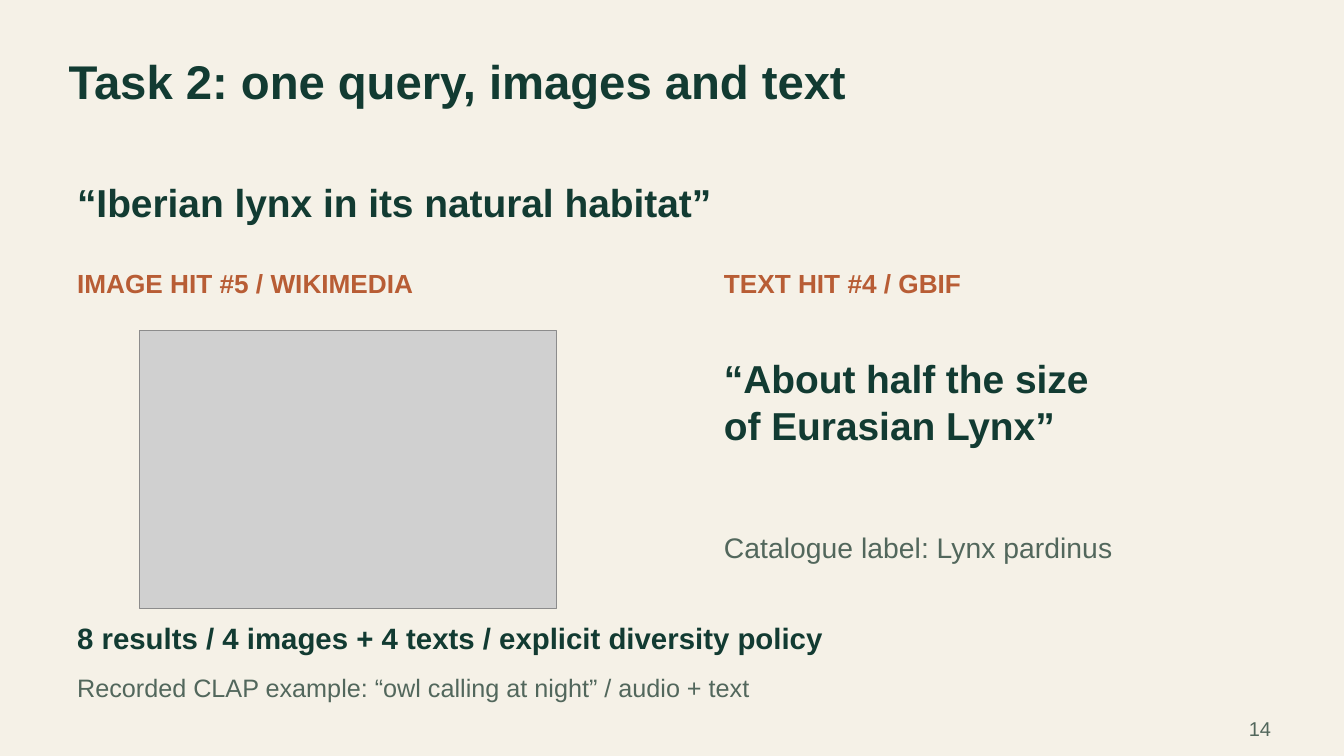
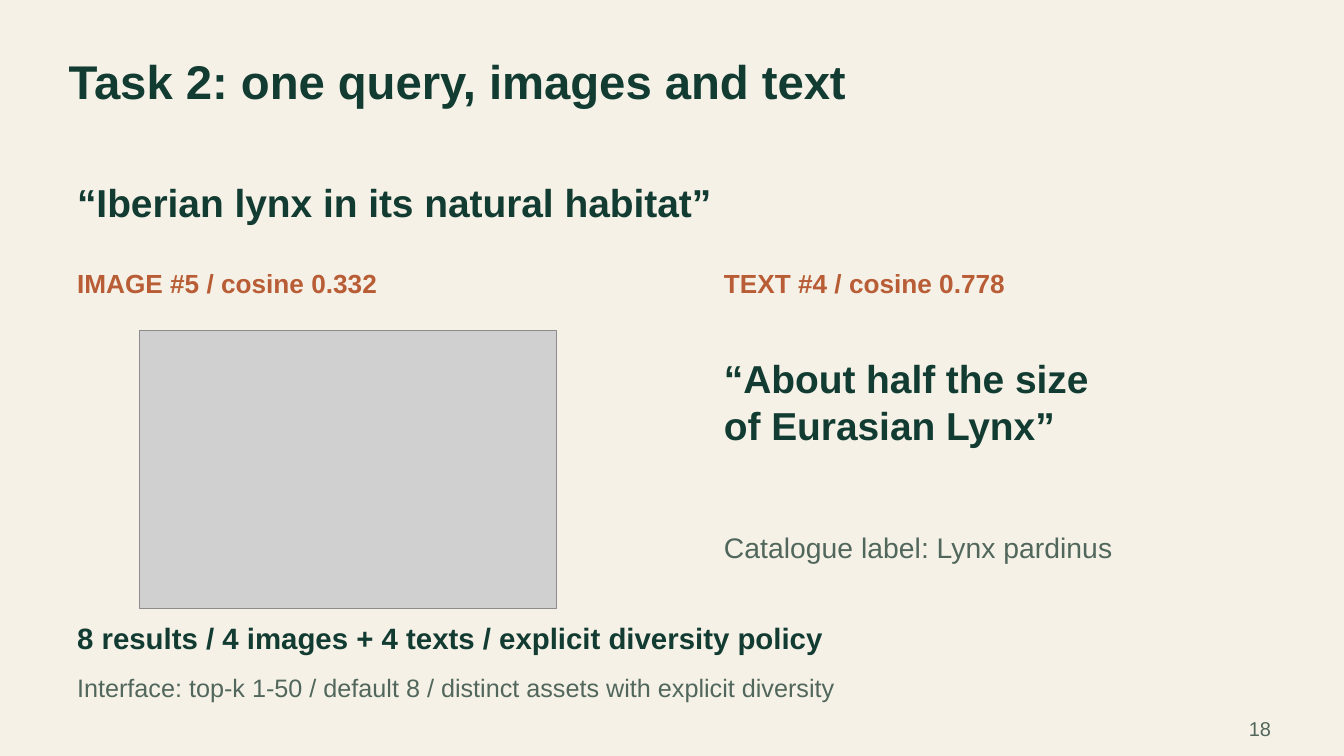
Before and after one commit to SambhavMayani/ADSBDB, a slide deck: slide 18 of docs/presentation/EcoSentinel_presentation.pptx (slide 14 before the commit). Drawn at 1344x756 pixels with LibreOffice and Linux fonts; fonts in the diff are those of the drawing; grey boxes stand for pictures. Boxes give left, top, right and bottom in pixels: in the first picture for what was removed or moved away, otherwise in the second. Text is boxed around its words. In the diff, an @@ line names an element or a change of style, - is before the commit and + after.

```diff
--- a/docs/presentation/EcoSentinel_presentation.pptx
+++ b/docs/presentation/EcoSentinel_presentation.pptx
@@ text at bbox=[77, 274, 377, 294]: text changed @@
-IMAGE HIT #5 / WIKIMEDIA
+IMAGE #5 / cosine 0.332
@@ text at bbox=[724, 274, 1005, 294]: text changed @@
-TEXT HIT #4 / GBIF
+TEXT #4 / cosine 0.778
@@ text at bbox=[77, 678, 834, 702]: text changed @@
-Recorded CLAP example: “owl calling at night” / audio + text
+Interface: top-k 1-50 / default 8 / distinct assets with explicit diversity
@@ text at bbox=[1249, 722, 1271, 736]: text changed @@
-14
+18
```
Also in this commit, not shown: 15 other slides changed, 7 slides added, 2 slides removed, 14 other files.
